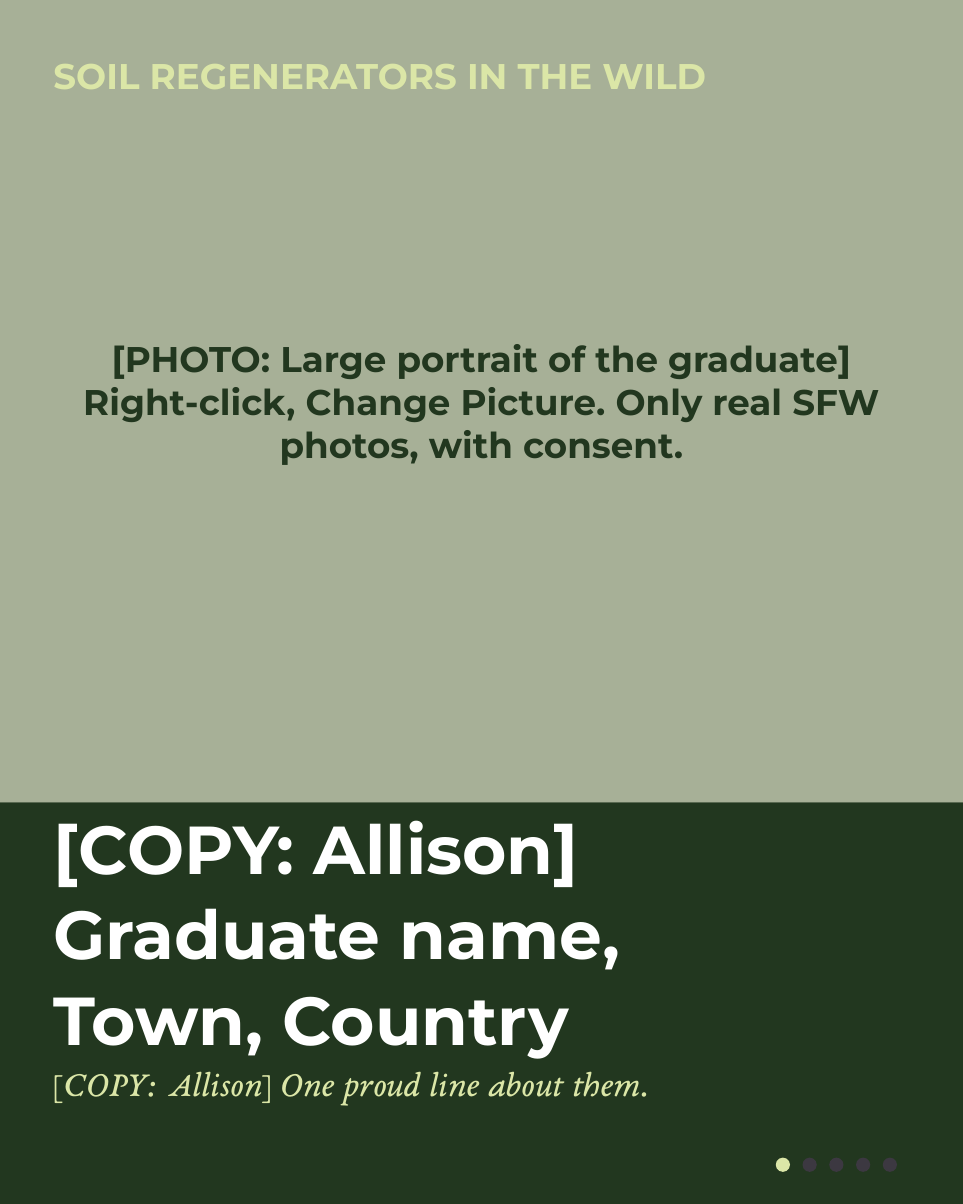
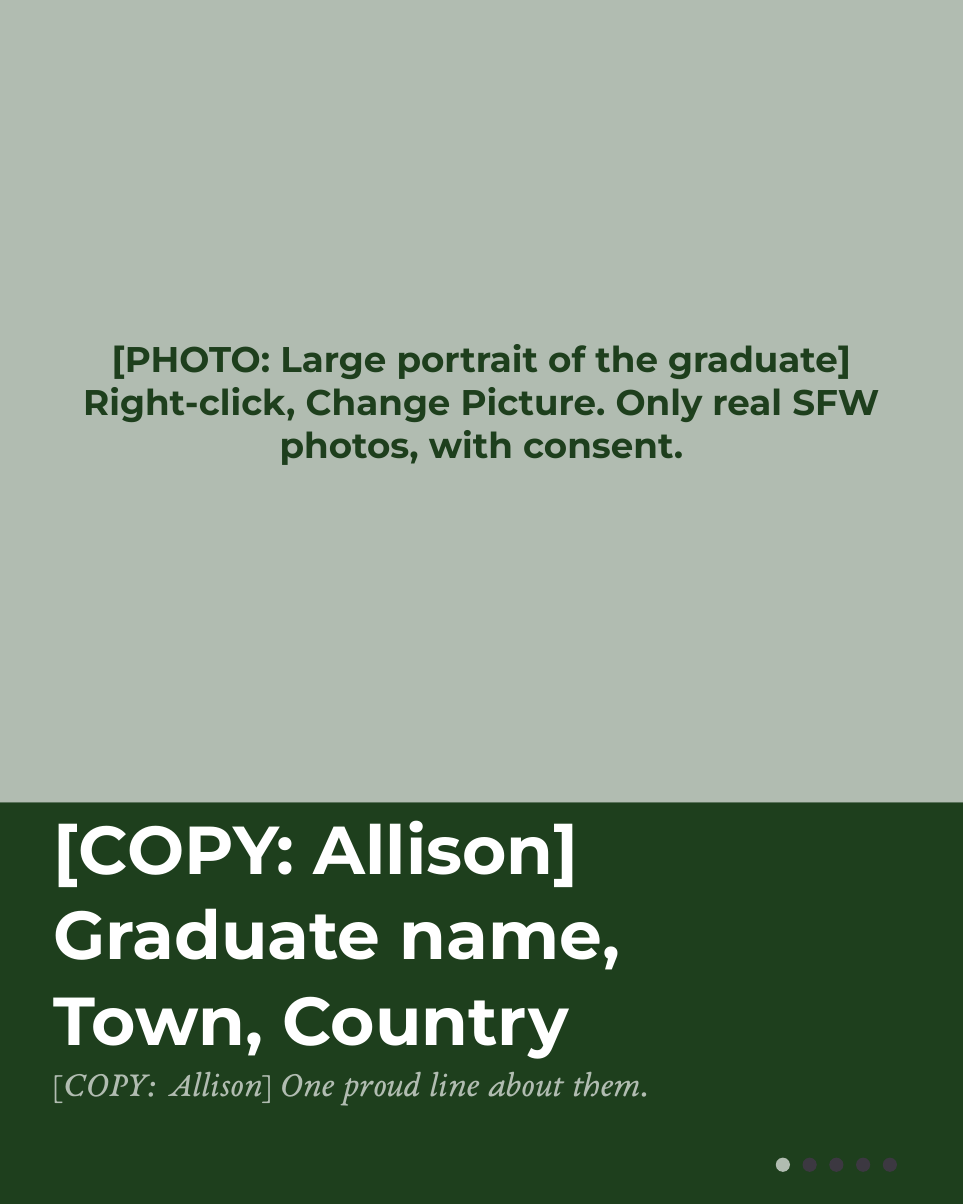
Before and after one commit to linneamoritznyc/SFW-SocialMedia, a slide deck: slide 1 of templates/carousels/posts/07-10-2026-wed-graduate.pptx. Drawn at 963x1204 pixels with LibreOffice and Linux fonts; fonts in the diff are those of the drawing. Boxes give left, top, right and bottom in pixels: in the first picture for what was removed or moved away, otherwise in the second. Text is boxed around its words. In the diff, an @@ line names an element or a change of style, - is before the commit and + after.

```diff
--- a/templates/carousels/posts/07-10-2026-wed-graduate.pptx
+++ b/templates/carousels/posts/07-10-2026-wed-graduate.pptx
@@ background #22371F to #1E3F1D @@
@@ rectangle at (0, 0, 963, 803): fill #A7B097 to #B1BCB1 @@
@@ text "[PHOTO: Large portrait of the ..." at (83, 344, 879, 465): text colour #22371F to #1E3F1D @@
@@ text removed at (53, 64, 706, 89) @@
-SOIL REGENERATORS IN THE WILD
@@ rectangle at (0, 803, 963, 1204): fill #22371F to #1E3F1D @@
@@ text "[COPY: Allison] One proud line ..." at (53, 1072, 649, 1106): text colour #DBE6A7 to #B1BCB1 @@
@@ ellipse at (776, 1157, 790, 1172): fill #DBE6A7 to #B1BCB1 @@
```
Also in this commit, not shown: 4 other slides changed, 51 other files.
